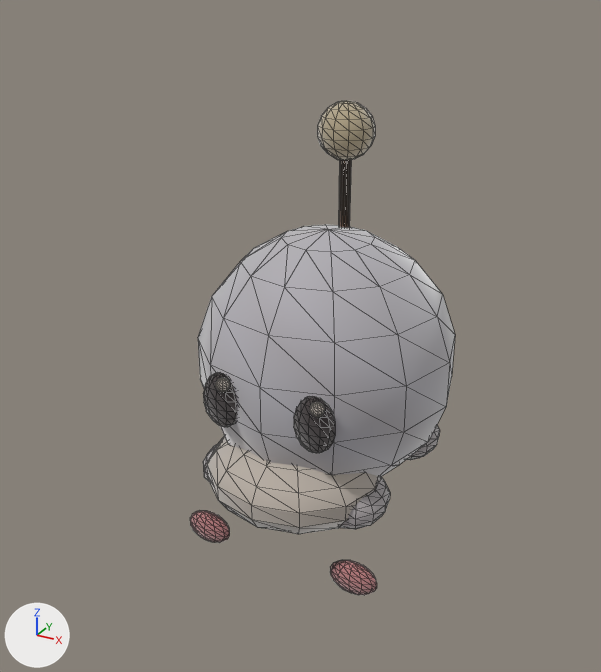
Renders of the glTF model assets/models/pets/p14e4ead1.glb from each side of a commit.
The view is the same before and after, from a 50 mm camera at (0.502, -0.991, 0.72) aimed at (-0.022, -0.04, 0.245). Arrows for +X, +Y and +Z are at lower left; the lights stay in place. The older version comes first. Mesh edges are drawn as thin lines. Vertices at exactly the same position are counted once.

Objects in the first picture: 'pet_p14e4ead1'.
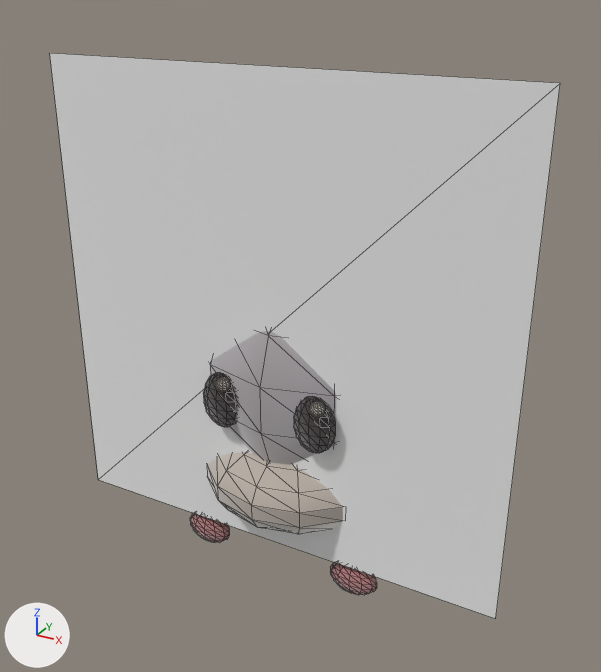
What changed in the scene script:
```text
Add mat_clay__ffffff_0_9:
    mat_clay__ffffff_0_9 = bpy.data.materials.new('clay_#ffffff_0.9_-')
    mat_clay__ffffff_0_9.use_nodes = True; mat_clay__ffffff_0_9.node_tree.nodes.clear()
    _N = mat_clay__ffffff_0_9.node_tree.nodes; _L = mat_clay__ffffff_0_9.node_tree.links
    n0 = _N.new('ShaderNodeBsdfPrincipled'); n0.name = 'Principled BSDF'
    n0.inputs[2].default_value = 0.9  # 'Roughness'
    n0.inputs[24].default_value = 1.0  # 'Sheen Weight'
    n1 = _N.new('ShaderNodeOutputMaterial'); n1.name = 'Material Output'
    n2 = _N.new('ShaderNodeVertexColor'); n2.name = 'Color Attribute'
    _L.new(n0.outputs[0], n1.inputs[0])  # 'BSDF' to 'Surface'
    _L.new(n2.outputs[0], n0.inputs[0])  # 'Color' to 'Base Color'
Change me_pet_p14e4ead1:
    used by ob_pet_p14e4ead1; location = (0.0, 0.0, 0.0)
    verts and faces of me_pet_p14e4ead1; kept vertices keep their numbers, new ones are numbered from 1325
    remove me_pet_p14e4ead1.from_pydata(...)  # 1325 vertices, 2544 faces; spans x -0.187..0.187, y -0.215..0.187, z -0.075..0.56
    add me_pet_p14e4ead1.from_pydata(...)  # 1329 vertices, 2546 faces; spans x -0.323..0.323, y -0.215..0.187, z -0.075..0.623
    me_pet_p14e4ead1 part 1
    add verts[1325] = (-0.323, -0.16, -0.023)  # pixel (98, 479)
    add verts[1326] = (0.323, -0.16, -0.023)  # pixel (495, 618)
    add verts[1327] = (0.323, -0.16, 0.623)  # pixel (560, 83)
    add verts[1328] = (-0.323, -0.16, 0.623)  # pixel (49, 53)
    add faces += [(1325, 1326, 1327), (1325, 1327, 1328)]  # mat_clay__ffffff_0_9
    me_pet_p14e4ead1 part 2: 19 kept faces spanning x -0.094..0.094, y -0.187..0.057, z 0.103..0.5 get new vertex colours; the middle colour goes from light grey #c6bfb7 to light grey #c2bab2
    other edits to the shape of me_pet_p14e4ead1 do not show in these pictures
    add me_pet_p14e4ead1.materials.append(mat_clay__ffffff_0_9)
```

Changed parts and their boxes (x1, y1, x2, y2) in the pictures (601 x 672 px):
'pet_p14e4ead1', reshaped (92% wider, 15% taller)
    before: (190, 101, 455, 595)
    after: (50, 53, 560, 619)
part 1 of me_pet_p14e4ead1, added
    after: (50, 53, 560, 619)
part 2 of me_pet_p14e4ead1, edited (looks the same)
    both: (210, 331, 334, 465)
